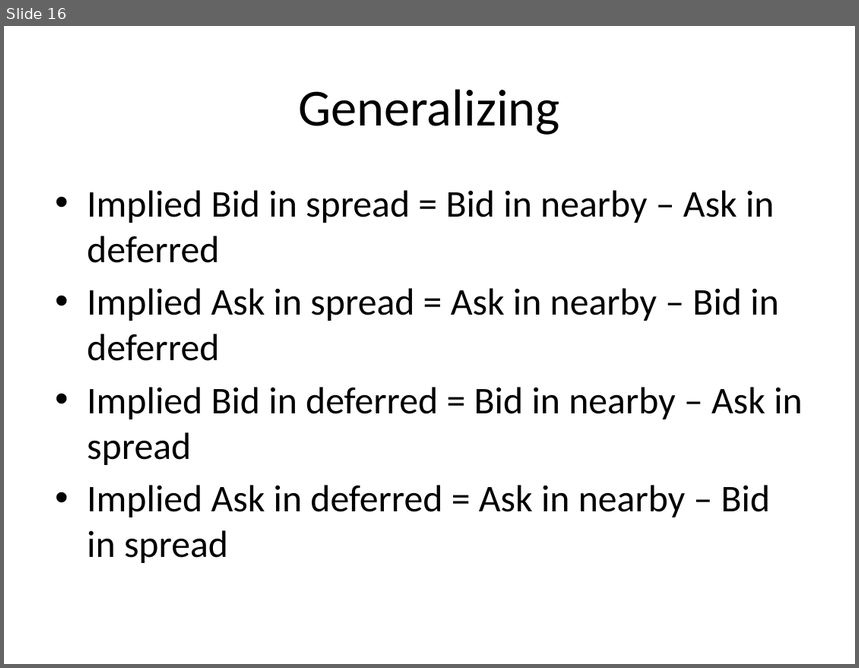
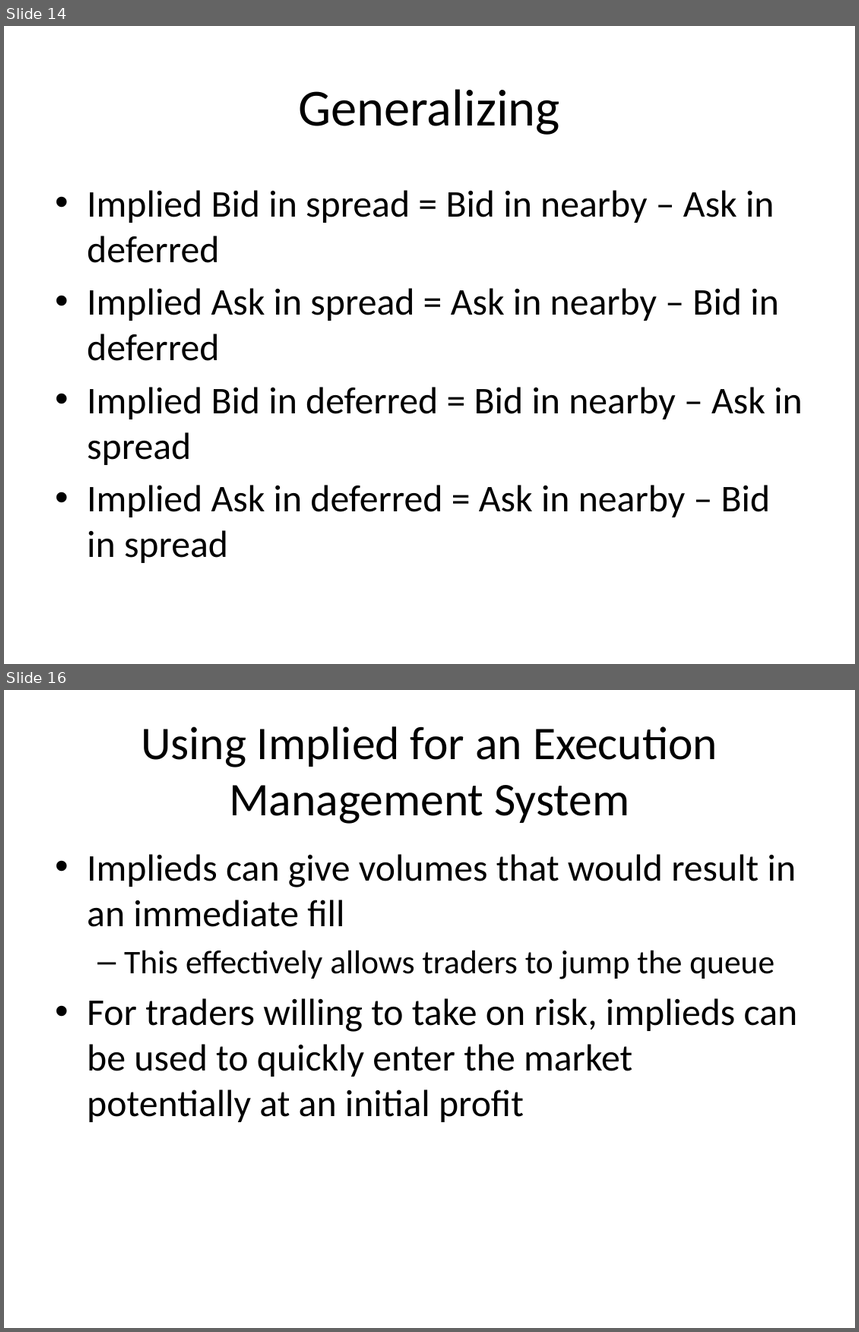
Before and after one commit to benofben/implier, a slide deck: doc/Implier - Background.pptx. Shown one above the other, each under a label of ours: slide 16 before the commit, slides 14 and 16 after it; the slides between them are not shown. The pictures are 859x668 and 859x1332 pixels, drawn with LibreOffice and Linux fonts; fonts in the diff are those of the drawing. Boxes give left, top, right and bottom in pixels: in the first picture for what was removed or moved away, otherwise in the second. Text is boxed around its words. In the diff, an @@ line names an element or a change of style, - is before the commit and + after.

```diff
--- a/doc/Implier - Background.pptx
+++ b/doc/Implier - Background.pptx
@@ slide 16 added at bbox=[4, 690, 855, 1328], background #FFFFFF @@
@@ title added at bbox=[141, 726, 718, 824], 39.6 pt, text #000000 @@
+Using Implied for an Execution Management System
@@ text added at bbox=[87, 854, 798, 1122], 32 pt, text #000000 @@
+• Implieds can give volumes that would result in an immediate fill
+  – This effectively allows traders to jump the queue
+• For traders willing to take on risk, implieds can be used to quickly enter the market potentially at an initial profit
@@ what was slide 16 is now slide 14 @@
```
Also in this commit, not shown: 1 other slide added, 9 slides removed, 11 other files.
